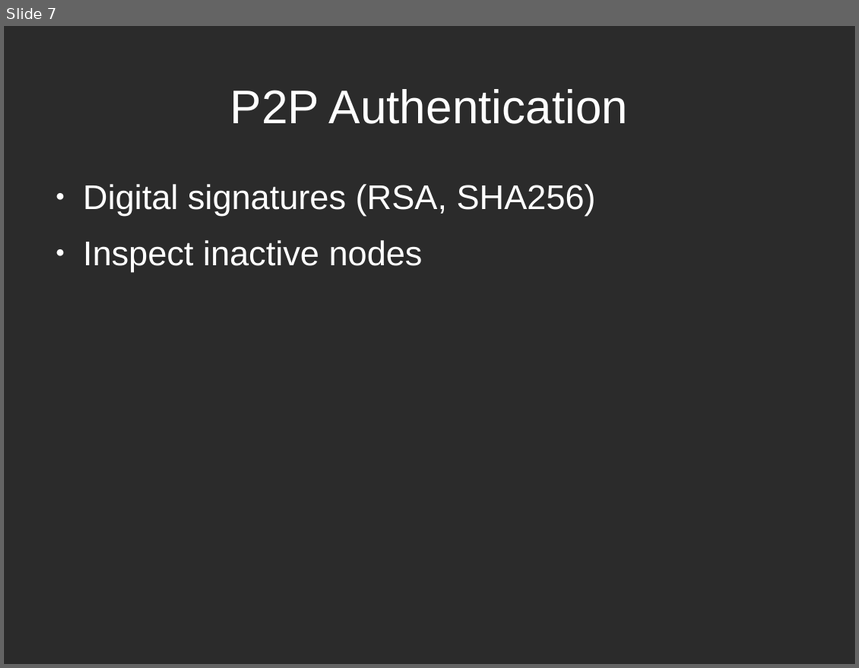
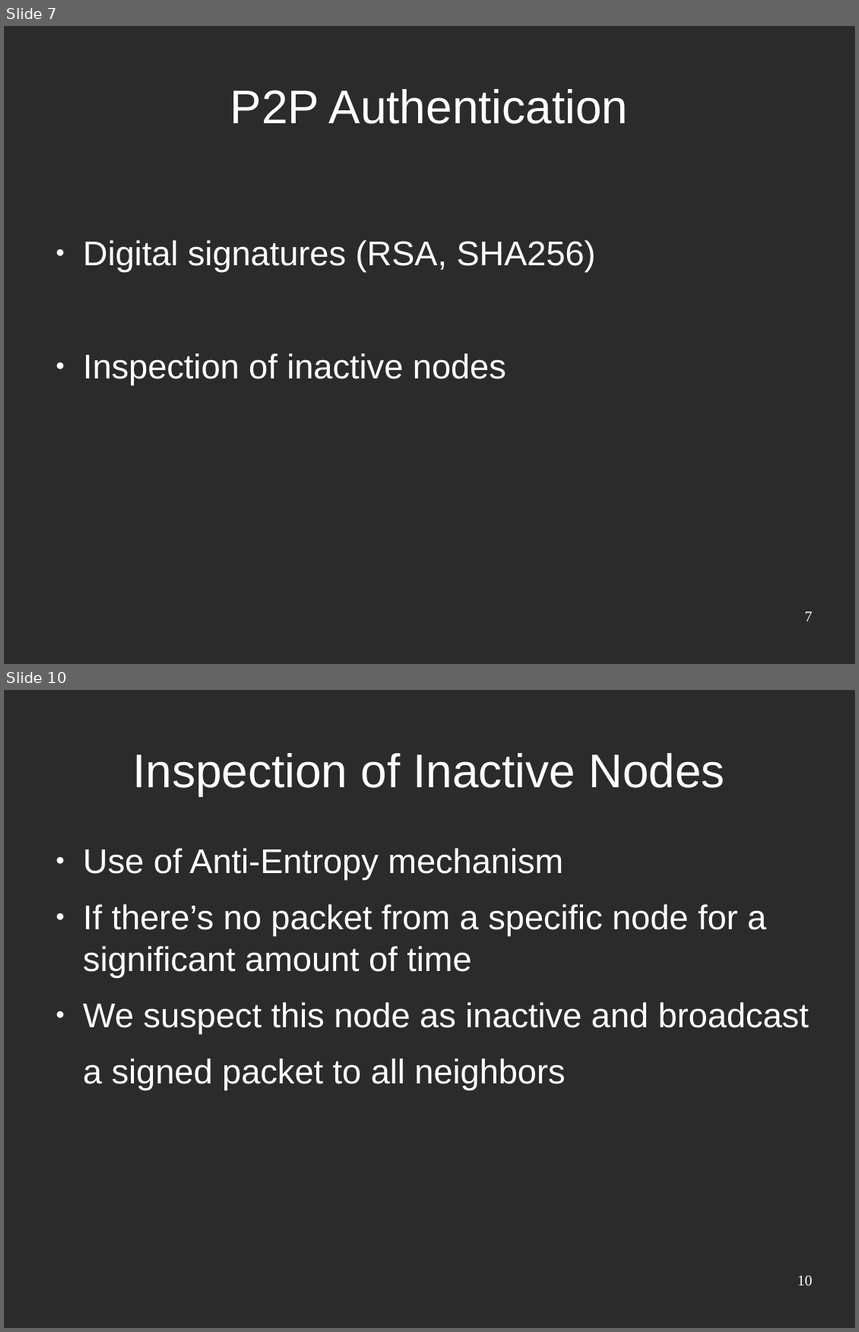
Before and after one commit to mthambipillai/blockchainSybilAttackResistance, a slide deck: BlockchainSybilAttack.odp. Shown one above the other, each under a label of ours: slide 7 before the commit, slides 7 and 10 after it; the slides between them are not shown. The pictures are 859x668 and 859x1332 pixels, drawn with LibreOffice and Linux fonts; fonts in the diff are those of the drawing; background and template pictures are left out; a plain dark background stands for a picture behind light text. Boxes give left, top, right and bottom in pixels: in the first picture for what was removed or moved away, otherwise in the second. Text is boxed around its words. In the diff, an @@ line names an element or a change of style, - is before the commit and + after.

```diff
--- a/BlockchainSybilAttack.odp
+++ b/BlockchainSybilAttack.odp
@@ slide 10 added at [4, 690, 855, 1328], background picture (left out) @@
@@ title added at [133, 753, 724, 796], 44 pt, text #FFFFFF @@
+Inspection of Inactive Nodes
@@ text added at [83, 848, 809, 1090], 32 pt, text #FFFFFF @@
+● Use of Anti-Entropy mechanism
+● If there’s no packet from a specific node for a significant amount of time
+● We suspect this node as inactive and broadcast
+a signed packet to all neighbors
@@ page number added at [797, 1276, 813, 1286], 14 pt, text #FFFFFF @@
+10
@@ slide 7 changed as well @@
@@ text at [83, 354, 506, 385]: text changed @@
-● Inspect inactive nodes
+● Inspection of inactive nodes
@@ page number added at [805, 612, 813, 622], 14 pt, text #FFFFFF @@
+7
```
Also in this commit, not shown: 7 other slides changed, 6 other slides added, 1 slide removed.
